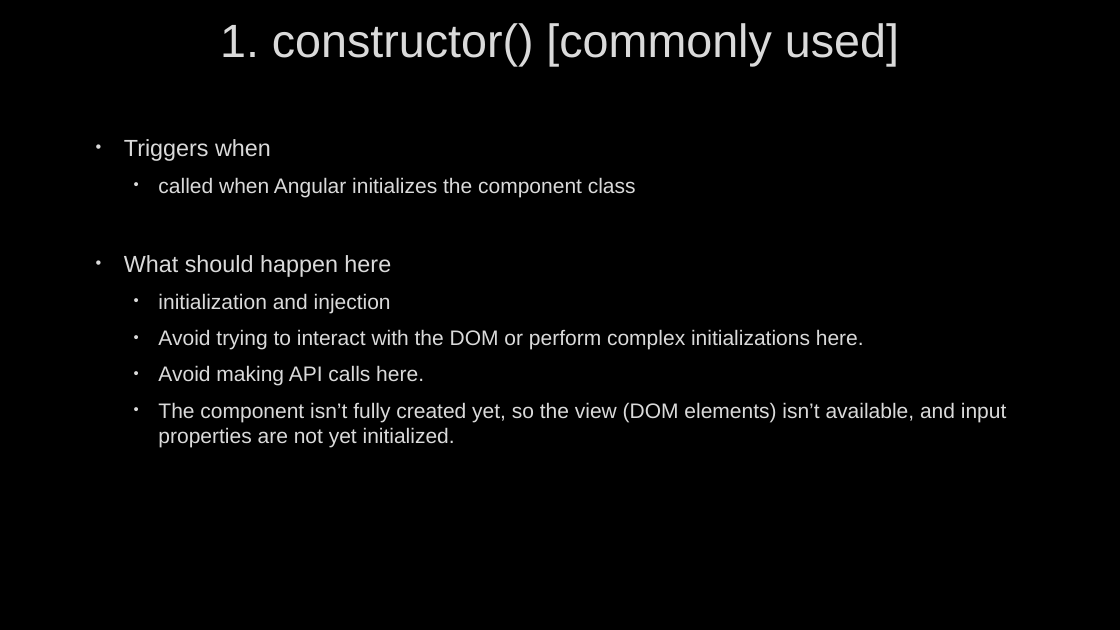
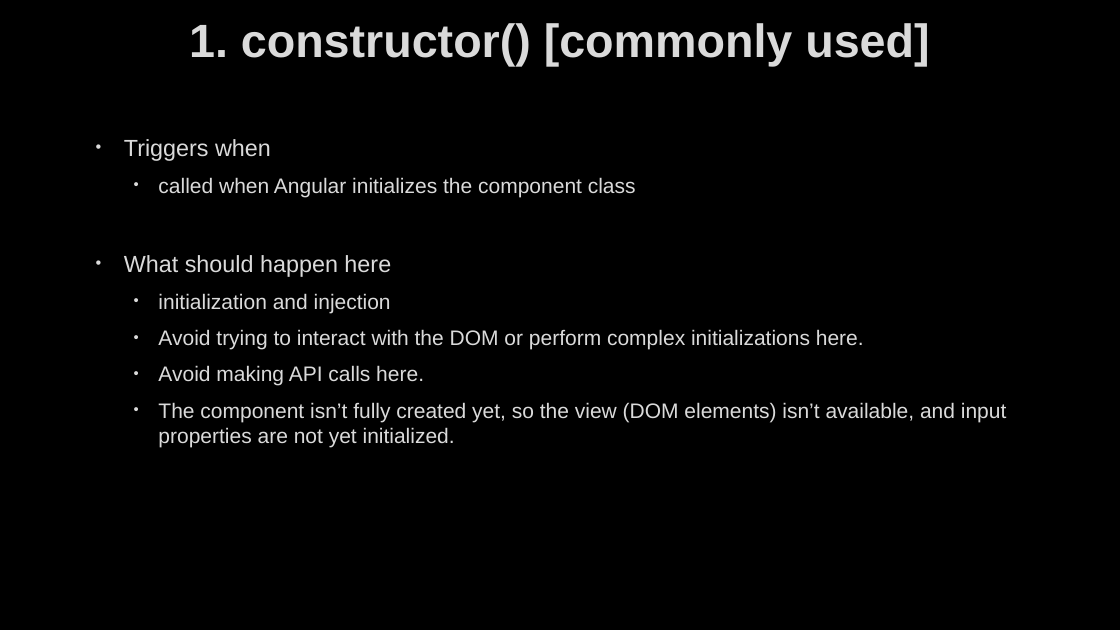
Before and after one commit to AhmedMohamedSamir1/Summary, a slide deck: slide 20 of Angular & type script/Angular.pptx. Drawn at 1120x630 pixels with LibreOffice and Linux fonts; fonts in the diff are those of the drawing; background and template pictures are left out. Boxes give left, top, right and bottom in pixels: in the first picture for what was removed or moved away, otherwise in the second. Text is boxed around its words. In the diff, an @@ line names an element or a change of style, - is before the commit and + after.

```diff
--- a/Angular & type script/Angular.pptx
+++ b/Angular & type script/Angular.pptx
@@ title "1. constructor() [commonly used]" at (189,23,929,66): bold on @@
```
Also in this commit, not shown: 6 other slides changed, 25 slides added, 7 other files.
